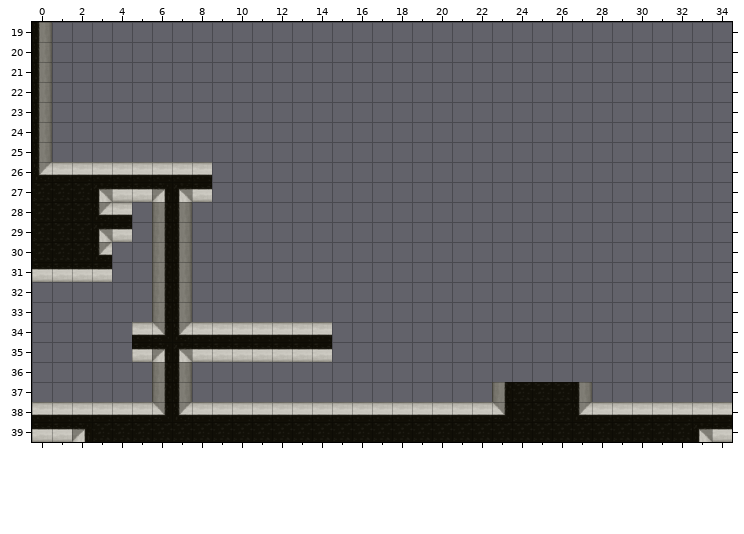
One commit to this Tiled map: GXPEngine2023c/GXPEngine/bin/Debug/Level1B.tmx. Above is the file before it was changed.
Cells are 64x64 px. Shown: x 0..34, y 19..39. Tiles whose own drawing changed are shown in their newer look in all pictures.
After:
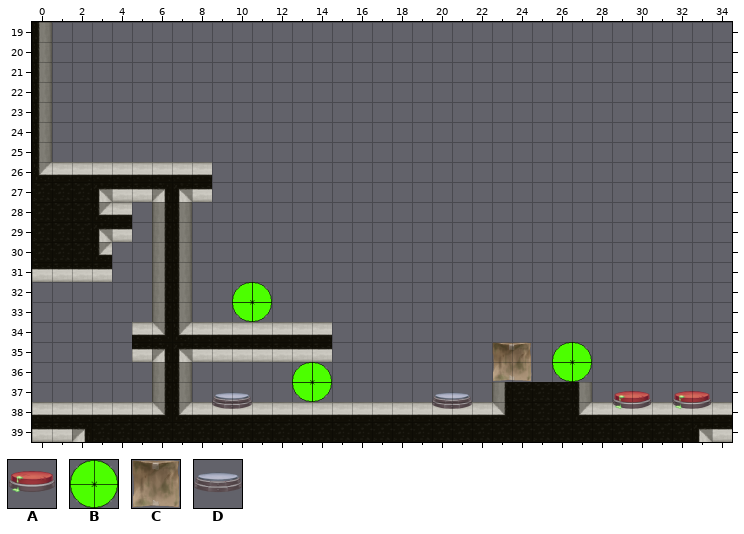
Key: from "Objects": A 1, B 2, C 4, D 5.
Objects are placed by their top-left corner, in cells (3,4 is the top-left corner of cell 3,4); size is 1x1 cell unless given.
The edit:
Layer "Object Layer 1":
added: B "Player" at 10,32 size 2x2
added: B "Collectable" at 26,35 size 2x2
added: C "Movable" at 23,35 size 2x2
added: B "Collectable" at 13,36 size 2x2
added: A "Button" at 32,37 size 2x2
added: A "Button" at 29,37 size 2x2
added: D "PressurePlate" at 9,37 size 2x2
added: D "PressurePlate" at 20,37 size 2x2
